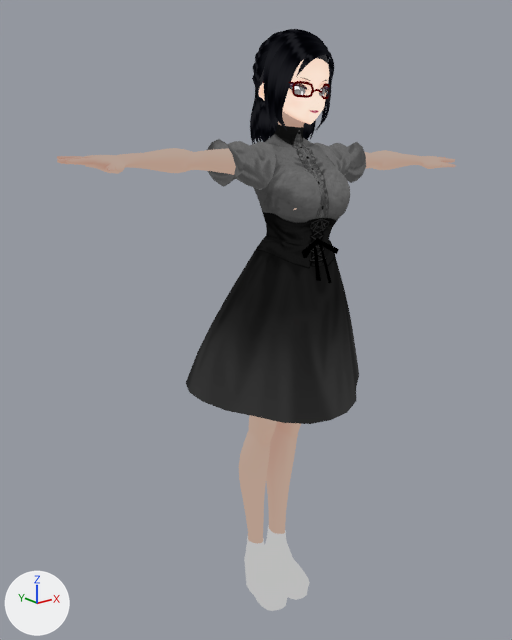
A saved change to the glTF model fbx_orc/mikoto/untitled.gltf.
One viewpoint serves both versions: a camera (50 mm lens) standing at (-1.311, -1.491, 1.514) and looking at (-0.04, 0.097, 0.879). Lighting does not change. The marker at lower left points along +X, +Y and +Z. Where no turn or scale is listed for an object, it has been applied to the vertices.

The first picture shows 'Body', 'Face', 'Hair001'.
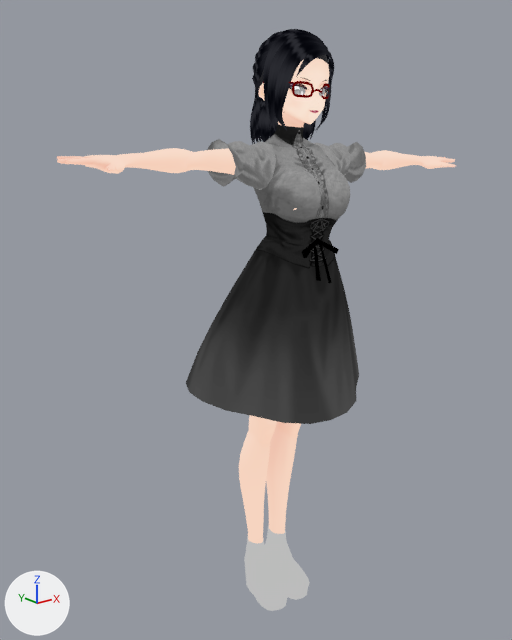
What changed in the scene script:
```text
Change mat_f00_002_02_body_00_skin:
    remove n5 = _N.new('ShaderNodeMix'); n5.name = 'Mix'
    remove n5.data_type = 'RGBA'
    remove n5.blend_type = 'MULTIPLY'
    remove n5.inputs[0].default_value = 1.0  # 'Factor'
    where n0 = _N.new('ShaderNodeEmission'); n0.name = 'Emission'
    where n6 = _N.new('ShaderNodeTexImage'); n6.name = 'Image Texture'
    remove _L.new(n5.outputs[2], n0.inputs[0])  # 'Result' to 'Color'
    remove _L.new(n6.outputs[0], n5.inputs[6])  # 'Color' to 'A'
    add _L.new(n6.outputs[0], n0.inputs[0])  # 'Color' to 'Color'
Change mat_f00_002_03_tops_01_cloth:
    remove n5 = _N.new('ShaderNodeMix'); n5.name = 'Mix'
    remove n5.data_type = 'RGBA'
    remove n5.blend_type = 'MULTIPLY'
    remove n5.inputs[0].default_value = 1.0  # 'Factor'
    where n0 = _N.new('ShaderNodeEmission'); n0.name = 'Emission'
    where n6 = _N.new('ShaderNodeTexImage'); n6.name = 'Image Texture'
    remove _L.new(n5.outputs[2], n0.inputs[0])  # 'Result' to 'Color'
    remove _L.new(n6.outputs[0], n5.inputs[6])  # 'Color' to 'A'
    add _L.new(n6.outputs[0], n0.inputs[0])  # 'Color' to 'Color'
```

Where the change shows, as pixel boxes (x1, y1, x2, y2) in the pictures (512 x 640 px):
'Body', recoloured (black to grey)
    both: (57, 55, 456, 546)
